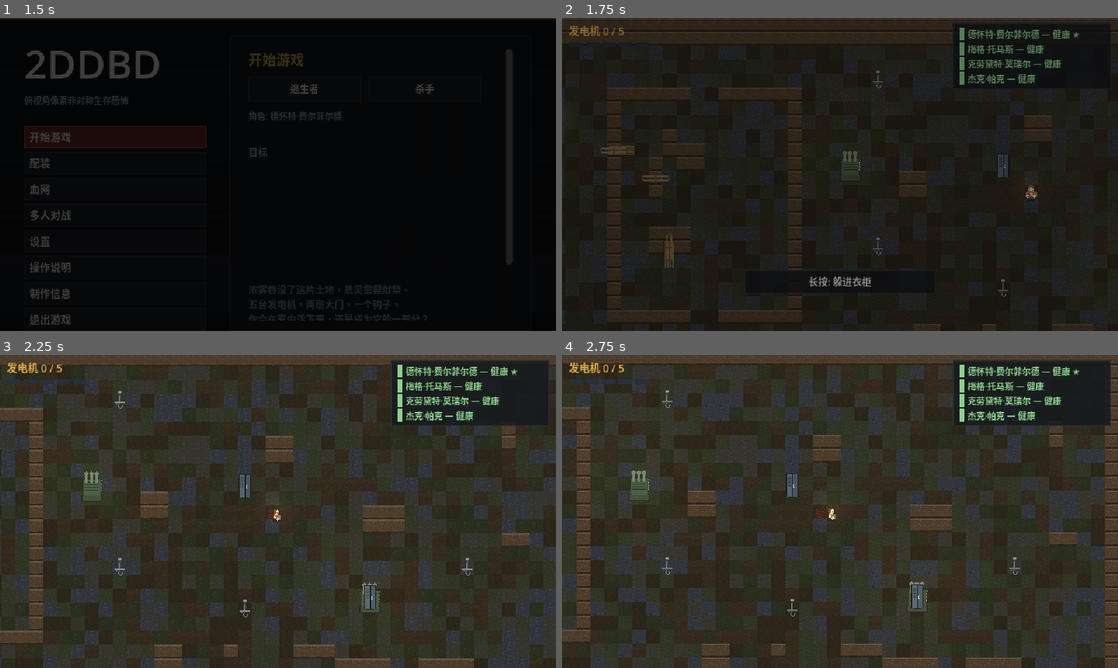
Above: before the commit, frames 1-4 (two rows, left to right).
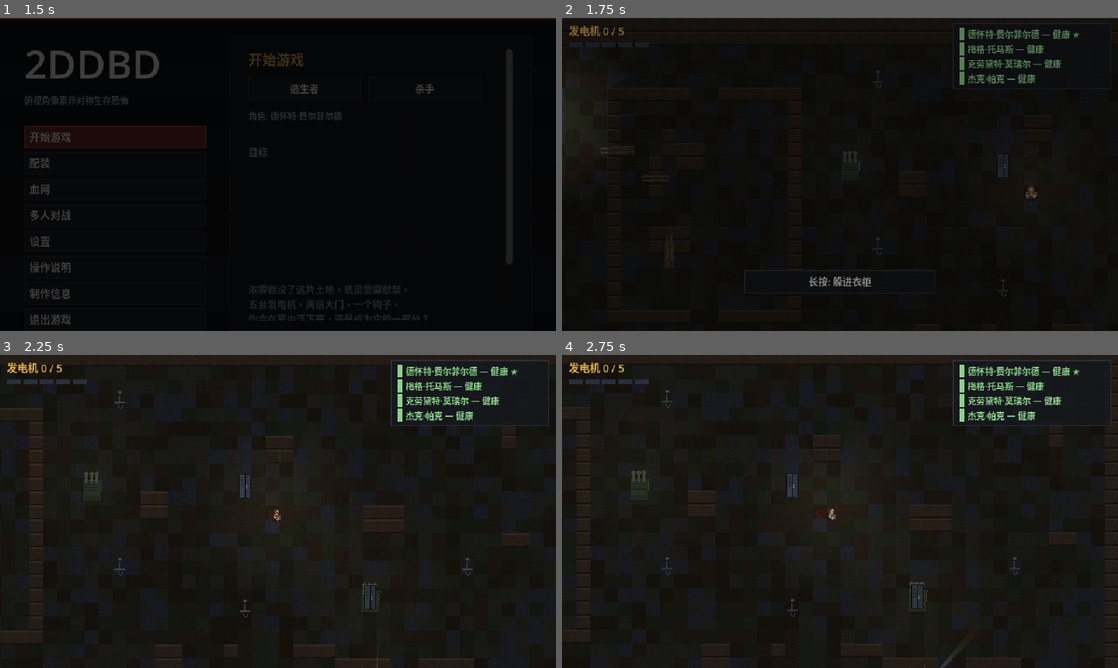
Above: after the commit, the same moments.

Repository: Developerprit/2DDBD
Game: Godot game, scene res://scenes/boot.tscn
Same seed, same stepped clock (60 frames per second), same inputs: the game is played once before the commit and once after it.
Inputs (mouse positions are in pixels of both pictures, inside the frame that each line leads up to):
- Up to frame 1 (1.5 s): click "开始游戏" at 0.5 s; click "开始游戏" at 1.25 s
- Up to frame 2 (1.75 s): no input
- Up to frame 3 (2.25 s): move the mouse to (400, 495) at 2.02 s; hold D (move_right) from 2.03 s (still down); hold C (crouch) from 2.03 s (still down)
- Up to frame 4 (2.75 s): keep holding D (move_right); keep holding C (crouch); tap Space (interact) at 2.3 s

Frame 1 is identical in both runs. In frame 2, 5.1% of the frame differs, in the area x 0-100%, y 0-100%; in frame 3, 66%; in frame 4, 65%.

Commit message:
v1.2.0 - red stain, vision occlusion, and hunting AI
Red stain
- New RedStain node: a vertex-coloured cone of light on the ground in the
  direction the killer faces (11 m / 54 deg). Survivors read it to know which
  way he is committing, even through a wall. It deepens and thickens with
  Bloodlust tier and throbs slowly so it reads as alive rather than a decal.

Vision occlusion
- Ambient darkness via CanvasModulate, wall light occluders baked into the
  TileSet, and per-character PointLight2D with shadows enabled -- the far side
  of a wall now genuinely falls dark
- MatchController._update_occlusion() fades any enemy with a wall between them
  and the local player; a survivor in a locker is simply not visible
- Character state tints moved from  to  so the alpha
  channel stays free for occlusion fades

Bloodlust was effectively dead code
- The timer only advanced on frames with a clean line of sight, so breaking eye
  contact around a corner reset it every time and no tier ever fired (measured
  0 across soak tests). Now uses a chase state: line of sight counts, and a
  target still within 16 m keeps the clock running, with a 4 s grace window
- Added a red screen-edge vignette for the killer so the tier is felt, not just
  displayed. Verified: tiers 1 and 2 now fire in soak tests

AI, matching the priority a human would use
- Survivor: the red stain is a hard danger signal, and the flee direction is
  chosen perpendicular to the beam instead of along it
- Killer: new SCRATCH mode follows the freshest marks within 16 m, and
  extrapolates past them using an older print so it does not stop on the last one
- Priority is now: visible survivor > scratch trail > last known position > patrol
- Verified in soak tests: 81 scratch follows and 20 vaults in 150 s

Diff:
--- a/src/actors/character_base.gd
+++ b/src/actors/character_base.gd
@@ -83,12 +83,19 @@
 	shape.position = Vector2(0, -2)
 	add_child(shape)
 
+	# Every character carries a light. Combined with the CanvasModulate in the
+	# match controller and the wall occluders baked into the TileSet, this is
+	# what produces real vision occlusion: standing behind a wall puts you in
+	# shadow, and shadows are how a survivor knows someone is around the corner.
 	light = PointLight2D.new()
-	light.texture = _radial(64)
+	light.texture = _radial(128)
 	light.color = Color(1, 0.96, 0.88)
-	light.energy = 0.35 if team == Enums.Team.SURVIVOR else 0.18
-	light.texture_scale = 0.9
+	light.energy = 0.92 if team == Enums.Team.SURVIVOR else 0.62
+	light.texture_scale = 1.7
 	light.position = Vector2(0, -6)
+	light.shadow_enabled = true
+	light.shadow_color = Color(0, 0, 0, 0.55)
+	light.shadow_filter = PointLight2D.SHADOW_FILTER_PCF5
 	add_child(light)
 
 	machine = StateMachine.new()
@@ -309,7 +316,11 @@
 			+ Vector2(randf_range(-4, 4), randf_range(-3, 3))
 	m.rotation = facing_rad
 	parent.add_child(m)
+	# Grouped + timestamped so the killer AI can ask "what is the freshest trail
+	# within 16 m?" instead of wandering blindly.
+	m.add_to_group("scratch_mark")
 	m.set_meta("scratch", true)
+	m.set_meta("born", Time.get_ticks_msec())
 	var tw := m.create_tween()
 	tw.tween_property(m, "modulate:a", 0.0, GameConfig.SCRATCH_MARK_LIFETIME)
 	tw.tween_callback(m.queue_free)
@@ -346,3 +357,28 @@
 
 func get_perk_mods() -> Dictionary:
 	return perk_mods
+
+
+## Dims the sprite when a wall sits between this character and the local player.
+## The tint is carried by `self_modulate` and the transparency by `modulate`, so
+## a stun tint and an occlusion fade can coexist without fighting.
+func set_obscured(obscured: bool) -> void:
+	if sprite == null:
+		return
+	var want := GameConfig.OCCLUDED_ALPHA if obscured else 1.0
+	sprite.modulate.a = lerpf(sprite.modulate.a, want, 0.18)
+
+
+## The direction this character is looking, as a unit vector.
+func facing_vector() -> Vector2:
+	return Vector2(cos(facing_rad), sin(facing_rad))
+
+
+## True when `target` sits inside this character's forward cone (no wall check).
+func is_in_cone(target: Node2D, range_px: float, half_angle: float) -> bool:
+	if target == null or not is_instance_valid(target):
+		return false
+	var to := target.global_position - global_position
+	if to.length() > range_px:
+		return false
+	return absf(Utils.angle_delta(facing_rad, to.angle())) <= half_angle
--- a/src/actors/killer/killer.gd
+++ b/src/actors/killer/killer.gd
@@ -24,6 +24,9 @@
 var current_hook_target: Hook = null
 
 # --- power: bear traps -----------------------------------------------------
+## The red cone on the ground. Survivors read it to know where he is looking.
+var red_stain: RedStain = null
+
 var trap_stock := GameConfig.TRAP_START
 var placed_traps: Array = []
 var trap_on_ground: BearTrap = null
@@ -55,7 +58,27 @@
 	if addons.has("trapper_sack"):
 		trap_stock += 2
 	_register_states()
+	_build_red_stain()
 	machine.change("move")
+
+
+func _build_red_stain() -> void:
+	red_stain = RedStain.new()
+	red_stain.name = "RedStain"
+	add_child(red_stain)
+	red_stain.configure(GameConfig.RED_STAIN_RANGE / GameConfig.TILE,
+			GameConfig.RED_STAIN_ANGLE_DEG)
+	red_stain.set_direction(facing_rad, 0)
+
+
+## True when `pos` falls inside the killer's red stain cone. Used by the
+## survivor AI: standing in the stain is how you get hit.
+func is_in_red_stain(pos: Vector2) -> bool:
+	var to := pos - global_position
+	if to.length() > GameConfig.RED_STAIN_RANGE:
+		return false
+	return absf(Utils.angle_delta(facing_rad, to.angle())) \
+			<= deg_to_rad(GameConfig.RED_STAIN_ANGLE_DEG) * 0.5
 
 
 func _rebuild_killer_mods() -> void:
@@ -122,6 +145,8 @@
 		_read_input()
 	_update_power(delta)
 	_update_terror(delta)
+	if red_stain != null:
+		red_stain.set_direction(facing_rad, bloodlust_tier)
 	if attack_cooldown > 0.0:
 		attack_cooldown -= delta
 	if blinding_time > 0.0:
@@ -278,13 +303,7 @@
 # Bloodlust
 # ---------------------------------------------------------------------------
 func _update_bloodlust(delta: float) -> void:
-	var visible := nearest_visible_survivor()
-	if visible != null:
-		if chase_target != visible:
-			chase_target = visible
-			chase_accum = 0.0
-			if bloodlust_tier != 0:
-				_set_bloodlust(0)
+	if _is_in_chase():
 		chase_accum += delta
 		_bloodlust_decay = 0.0
 	else:
@@ -301,6 +320,24 @@
 			tier = i + 1
 	if tier != bloodlust_tier:
 		_set_bloodlust(tier)
+
+
+## "In a chase" is deliberately looser than "has line of sight on someone":
+## breaking eye contact around a corner must not restart the clock, and a
+## survivor who is right next to you keeps it running even out of view.
+func _is_in_chase() -> bool:
+	var visible := nearest_visible_survivor()
+	if visible != null:
+		if chase_target != visible:
+			chase_target = visible
+			chase_accum = 0.0
+			if bloodlust_tier != 0:
+				_set_bloodlust(0)
+		return true
+	if chase_target != null and is_instance_valid(chase_target):
+		var d := global_position.distance_to((chase_target as Node2D).global_position)
+		return d < GameConfig.BLOODLUST_KEEP_RANGE
+	return false
 
 
 func _set_bloodlust(t: int) -> void:
@@ -716,7 +753,7 @@
 	func enter(_msg: Dictionary = {}) -> void:
 		var k := actor as Killer
 		if k.sprite != null:
-			k.sprite.modulate = Color.WHITE
+			k.sprite.self_modulate = Color.WHITE
 
 	func physics(delta: float) -> void:
 		var k := actor as Killer
@@ -976,12 +1013,12 @@
 		k.velocity = Vector2.ZERO
 		k.play_anim("stun", true)
 		if k.sprite != null:
-			k.sprite.modulate = Color(1.4, 1.0, 1.0)
+			k.sprite.self_modulate = Color(1.4, 1.0, 1.0)
 
 	func exit() -> void:
 		var k := actor as Killer
 		if k.sprite != null:
-			k.sprite.modulate = Color.WHITE
+			k.sprite.self_modulate = Color.WHITE
 
 	func physics(delta: float) -> void:
 		var k := actor as Killer
--- /dev/null
+++ b/src/actors/killer/red_stain.gd
@@ -0,0 +1,84 @@
+class_name RedStain
+extends Node2D
+## The killer's red stain: a red cone of light cast on the ground in the
+## direction he is facing.
+##
+## This is one of Dead by Daylight's most important readability tools. Survivors
+## cannot see the killer's body through a wall, but they *can* watch the stain
+## sweep across the ground -- which is how you know he is about to come around
+## the corner and which way he is committing. It also gives the killer away when
+## he is looking straight at you from a distance.
+##
+## Drawn as a vertex-coloured triangle fan so the cone fades with distance
+## instead of ending in a hard bright edge.
+
+const SEGMENTS := 18
+
+var range_px := 160.0
+var half_angle := 0.42          ## ~24 degrees either side of forward
+var intensity := 1.0            ## scaled up by Bloodlust tiers
+var _tier := 0
+var _pulse := 0.0
+
+
+func _ready() -> void:
+	# Below the characters (0) but above the terrain (-50): the stain is on the
+	# floor, not on top of the killer.
+	z_index = -10
+	set_process(true)
+
+
+func configure(range_tiles: float, angle_deg: float) -> void:
+	range_px = range_tiles * GameConfig.TILE
+	half_angle = deg_to_rad(angle_deg) * 0.5
+	queue_redraw()
+
+
+## Called by the killer every frame. `tier` is the Bloodlust level (0..3).
+func set_direction(rad: float, tier: int) -> void:
+	rotation = rad
+	if tier != _tier:
+		_tier = tier
+		queue_redraw()
+
+
+func _process(delta: float) -> void:
+	# A slow throb so the stain reads as alive rather than as a static decal.
+	_pulse += delta
+	queue_redraw()
+
+
+func _draw() -> void:
+	var heat := float(_tier)
+	var base := Color(0.88, 0.11, 0.08)
+	if _tier > 0:
+		# Bloodlust darkens and thickens the stain.
+		base = base.lerp(Color(0.55, 0.04, 0.03), minf(1.0, heat / 3.0))
+	var outer_a := (0.26 + 0.07 * heat) * intensity
+	var inner_a := (0.40 + 0.12 * heat) * intensity
+	var throb := 1.0 + 0.06 * sin(_pulse * 3.4)
+
+	var pts := PackedVector2Array()
+	var cols := PackedColorArray()
+
+	var c_in := base
+	c_in.a = inner_a
+	pts.append(Vector2.ZERO)
+	cols.append(c_in)
+
+	for i in SEGMENTS + 1:
+		var a := lerpf(-half_angle, half_angle, float(i) / float(SEGMENTS))
+		pts.append(Vector2(cos(a), sin(a)) * range_px * throb)
+		# Fade out along the length, and slightly at the cone's edges.
+		var edge := 1.0 - absf(float(i) / float(SEGMENTS) - 0.5) * 0.9
+		var c_out := base
+		c_out.a = outer_a * edge * 0.35
+		cols.append(c_out)
+
+	draw_polygon(pts, cols)
+
+	# A brighter spine down the middle: this is the part survivors read as
+	# "he is looking exactly this way".
+	var c_spine := base
+	c_spine.a = inner_a * 0.55
+	draw_line(Vector2(6, 0), Vector2(range_px * 0.82 * throb, 0), c_spine, 2.0, true)
--- a/src/actors/survivor/survivor.gd
+++ b/src/actors/survivor/survivor.gd
@@ -827,13 +827,10 @@
 	func enter(_msg: Dictionary = {}) -> void:
 		var s := actor as Survivor
 		if s.sprite != null:
-			s.sprite.modulate = Color.WHITE
+			s.sprite.self_modulate = Color.WHITE
 
 	func physics(delta: float) -> void:
 		var s := actor as Survivor
-		if s.is_ai:
-			s.apply_movement(delta)
-			return
 		s.apply_movement(delta)
 
 	func update(delta: float) -> void:
--- a/src/ai/killer_brain.gd
+++ b/src/ai/killer_brain.gd
@@ -10,7 +10,12 @@
 ## Uses the match AStarGrid2D for movement so the killer never grinds into a
 ## wall the way naive steering would.
 
-enum Mode { PATROL, CHASE, SEARCH, CARRY }
+## Priority order, highest first:
+##   CHASE   a survivor is in actual line of sight -- nothing beats this
+##   SCRATCH fresh scratch marks within 16 m: someone went this way *just now*
+##   SEARCH  sweep the last known position after losing the trail
+##   PATROL  walk the objectives when the map has gone quiet
+enum Mode { PATROL, CHASE, SEARCH, CARRY, SCRATCH }
 
 var k: Killer
 var mode: int = Mode.PATROL
@@ -32,6 +37,10 @@
 var _patrol_hold := 0.0
 var _unstick_count := 0
 
+## Debug counter: how often the killer switched to following scratch marks.
+static var scratch_follows := 0
+static var last_mode := 0
+
 const REPATH_INTERVAL := 0.7
 const ATTACK_RANGE := 2.0 * 16.0
 
@@ -64,20 +73,40 @@
 		_mode_carry(delta)
 		return
 
+	# Priority 1: a survivor we can see always wins.
 	var seen := k.nearest_visible_survivor()
+	# Priority 2: the freshest trail within 16 m.
+	var trail := _scratch_lead(GameConfig.SCRATCH_FOLLOW_RADIUS)
+
 	if seen != null:
 		target = seen
 		last_seen = seen.global_position
 		mode = Mode.CHASE
 		search_timer = 6.0
 	elif mode == Mode.CHASE:
-		mode = Mode.SEARCH if search_timer > 0.0 else Mode.PATROL
+		# Just lost sight of him -- the trail is the best lead we have.
+		if search_timer <= 0.0:
+			mode = Mode.PATROL
+		else:
+			mode = Mode.SCRATCH if trail != Vector2.ZERO else Mode.SEARCH
+	elif mode == Mode.SCRATCH:
+		if trail == Vector2.ZERO:
+			mode = Mode.SEARCH if search_timer > 0.0 else Mode.PATROL
 	elif mode == Mode.SEARCH and search_timer <= 0.0:
-		mode = Mode.PATROL
+		mode = Mode.PATROL if trail == Vector2.ZERO else Mode.SCRATCH
+	elif mode == Mode.PATROL and trail != Vector2.ZERO:
+		mode = Mode.SCRATCH
+
+	if mode != last_mode:
+		if mode == Mode.SCRATCH:
+			scratch_follows += 1
+		last_mode = mode
 
 	match mode:
 		Mode.CHASE:
 			_mode_chase(delta)
+		Mode.SCRATCH:
+			_mode_scratch(delta)
 		Mode.SEARCH:
 			_mode_search(delta)
 		_:
@@ -112,6 +141,52 @@
 			and randf() < 0.002:
 		if k.machine.has_state("place_trap"):
 			k.machine.force("place_trap", {"mode": "place"})
+
+
+## Walks the freshest scratch trail. Scratch marks only live for ten seconds,
+## so anything inside 16 m is genuinely recent -- this is what turns "he ran off
+## somewhere" into an actual pursuit.
+func _mode_scratch(delta: float) -> void:
+	var lead := _scratch_lead(GameConfig.SCRATCH_FOLLOW_RADIUS)
+	if lead == Vector2.ZERO:
+		mode = Mode.SEARCH
+		return
+	# Only re-anchor when the lead actually moves, otherwise the target thrashes
+	# between neighbouring prints and pathing never settles.
+	if goal.distance_to(lead) > GameConfig.TILE:
+		goal = lead
+		path.clear()
+		repath_timer = 0.0
+	_follow(delta)
+
+
+## Returns a point *past* the freshest scratch marks inside `radius`, so the
+## killer keeps moving along the trail instead of stopping on the last print.
+## Vector2.ZERO means nothing fresh is in range.
+func _scratch_lead(radius: float) -> Vector2:
+	var marks: Array = []
+	var now := Time.get_ticks_msec()
+	for n in k.get_tree().get_nodes_in_group("scratch_mark"):
+		var n2 := n as Node2D
+		if n2 == null or not is_instance_valid(n2):
+			continue
+		if k.global_position.distance_to(n2.global_position) > radius:
+			continue
+		marks.append({"pos": n2.global_position, "age": now - int(n2.get_meta("born", 0))})
+	if marks.is_empty():
+		return Vector2.ZERO
+
+	marks.sort_custom(func(a, b) -> bool: return int(a["age"]) < int(b["age"]))
+	var newest: Vector2 = marks[0]["pos"]
+	if marks.size() == 1:
+		return newest
+
+	# Use an older print to recover the direction of travel, then extrapolate.
+	var older: Vector2 = marks[mini(3, marks.size() - 1)]["pos"]
+	var dir := newest - older
+	if dir.length() < 1.0:
+		return newest
+	return newest + dir.normalized() * GameConfig.TILE * 6.0
 
 
 func _mode_carry(_delta: float) -> void:
--- a/src/ai/survivor_brain.gd
+++ b/src/ai/survivor_brain.gd
@@ -79,6 +79,15 @@
 	if killer != null and killer.has_method("is_looking_at") and killer.is_looking_at(s):
 		danger = true
 	if killer_dist < GameConfig.TILE * 6.0:
+		danger = true
+
+	# The red stain means "he is looking exactly here". Standing in it is how you
+	# get hit, so it is a danger signal even when he is far away -- and unlike
+	# plain proximity it tells us which way to break out.
+	_stain_evade = false
+	if killer != null and killer.has_method("is_in_red_stain") \
+			and killer.is_in_red_stain(s.global_position):
+		_stain_evade = true
 		danger = true
 
 	if danger:
@@ -197,6 +206,19 @@
 	if killer == null:
 		goal = _random_point_near(s.global_position, GameConfig.TILE * 10.0)
 		return
+
+	# Standing in the red stain: running along the beam keeps us in front of him
+	# the whole time. Break perpendicular to it so we leave the cone sideways --
+	# that is the move a real survivor makes.
+	if _stain_evade:
+		var kc := killer as CharacterBase
+		if kc != null:
+			var perp := Vector2(cos(kc.facing_rad + PI * 0.5),
+					sin(kc.facing_rad + PI * 0.5))
+			if perp.dot(s.global_position - kc.global_position) < 0.0:
+				perp = -perp
+			goal = s.global_position + perp * GameConfig.TILE * 12.0
+			return
 	var away: Vector2 = s.global_position - (killer as Node2D).global_position
 	if away.length() < 1.0:
 		away = Vector2.RIGHT
@@ -244,6 +266,9 @@
 
 
 var _revive_progress := 0.0
+## Set while we are standing in the killer's red stain, so the flee direction
+## can be chosen to break out of the cone rather than run along it.
+var _stain_evade := false
 
 ## Debug counters. Vaulting is invisible in a headless soak test unless it is
 ## counted, and "cannot vault" was the reported bug.
--- a/src/autoload/game_config.gd
+++ b/src/autoload/game_config.gd
@@ -94,7 +94,26 @@
 # Bloodlust
 # ---------------------------------------------------------------------------
 const BLOODLUST_TIERS := [15.0, 25.0, 35.0]
+
+## --- Red stain: the cone of light the killer casts where he is looking ------
+## Survivors read this to know which way he is committing, even through a wall.
+const RED_STAIN_RANGE := 176.0          ## 11 m
+const RED_STAIN_ANGLE_DEG := 54.0
+
+## --- Scratch-mark following (killer AI) ------------------------------------
+const SCRATCH_FOLLOW_RADIUS := 256.0    ## 16 m, per design
+
+## --- Visibility occlusion ---------------------------------------------------
+## Ambient light level applied by a CanvasModulate. Walls carry light occluders,
+## so anything behind one falls into shadow -- the visual half of line of sight.
+const AMBIENT_DARKNESS := 0.46          ## 1.0 = untouched, 0.0 = pitch black
+## How transparent an enemy becomes when a wall is between you and them.
+const OCCLUDED_ALPHA := 0.30
 const BLOODLUST_RESET := 4.0           ## seconds without a chase to lose a tier
+## A chase does not end the instant line of sight breaks. As long as the target
+## is still this close the Bloodlust clock keeps running -- without a grace
+## window the timer resets constantly and the tiers never fire.
+const BLOODLUST_KEEP_RANGE := 256.0     ## 16 m           ## seconds without a chase to lose a tier
 
 # ---------------------------------------------------------------------------
 # Bear trap (Trapper power)
--- a/src/systems/match_controller.gd
+++ b/src/systems/match_controller.gd
@@ -129,10 +129,23 @@
 	world_root.name = "World"
 	add_child(world_root)
 
+	_build_ambient()
 	_build_ground()
 	_build_tiles()
 	_build_astar()
 	_instantiate_objects()
+
+
+func _build_ambient() -> void:
+	# Ambient darkness is half of the vision-occlusion system. Walls carry light
+	# occluders (baked into the TileSet) and every character carries a
+	# PointLight2D with shadows on, so anything behind a wall genuinely falls
+	# dark instead of being drawn on top of it.
+	var cm := CanvasModulate.new()
+	cm.name = "AmbientDarkness"
+	cm.color = Color(GameConfig.AMBIENT_DARKNESS, GameConfig.AMBIENT_DARKNESS,
+			GameConfig.AMBIENT_DARKNESS + 0.04)
+	add_child(cm)
 
 
 func _build_ground() -> void:
@@ -607,6 +620,7 @@
 	_update_phase()
 	_update_camera(delta)
 	_update_local_vision()
+	_update_occlusion()
 
 
 func _update_phase() -> void:
@@ -645,6 +659,31 @@
 		camera.global_position = camera.global_position.lerp(_cam_pos, clampf(delta * 10.0, 0.0, 1.0))
 
 
+## Fades any enemy that has a wall between them and the local player. This is
+## the gameplay-facing half of line of sight: the AI already refuses to see
+## through walls, and now the player cannot either.
+func _update_occlusion() -> void:
+	if local_actor == null or not (local_actor is CharacterBase):
+		return
+	var viewer := local_actor as CharacterBase
+	var viewer_pos := viewer.global_position
+	for n in get_tree().get_nodes_in_group("character"):
+		var cb := n as CharacterBase
+		if cb == null or not is_instance_valid(cb) or cb == viewer:
+			continue
+		# Teammates always read clearly -- you are meant to keep track of them.
+		if cb.team == viewer.team:
+			cb.set_obscured(false)
+			continue
+		if cb.health == Enums.Health.ESCAPED or cb.health == Enums.Health.DEAD:
+			continue
+		var blocked := viewer.blocked_by_wall(viewer_pos, cb.global_position)
+		# A survivor hiding in a locker is simply not visible.
+		if cb is Survivor and (cb as Survivor).is_hidden():
+			blocked = true
+		cb.set_obscured(blocked)
+
+
 func _update_local_vision() -> void:
 	if local_actor == null or not (local_actor is CharacterBase):
 		return
@@ -685,7 +724,10 @@
 		# whether vaulting / repair / carry are actually firing.
 		parts.append("%s=%s/%s/h%d" % [sv.char_id, Enums.health_to_string(sv.health),
 				sv.machine.current_name, sv.hook_count])
-	parts.append("vaults=%d/probe=%d/try=%d" % [_vault_counter, SurvivorBrain.probe_hits, SurvivorBrain.vault_attempts])
+	parts.append("vaults=%d/scratch=%d/stain=%s/bloodlust=%d" % [_vault_counter,
+			KillerBrain.scratch_follows,
+			"yes" if (killer != null and killer.red_stain != null) else "NO",
+			killer.bloodlust_tier if killer != null else -1])
 	var kpos := Vector2.ZERO
 	var kstate := "-"
 	if killer != null and is_instance_valid(killer):
--- a/src/ui/hud.gd
+++ b/src/ui/hud.gd
@@ -33,6 +33,8 @@
 # --- pause overlay ---------------------------------------------------------
 var pause_root: Control
 var paused := false
+var bl_vignette: Control
+var _vignette_tier := 0
 
 
 func _ready() -> void:
@@ -68,6 +70,7 @@
 	_build_toasts()
 	_build_map_overlay()
 	_build_pause_overlay()
+	_build_bloodlust_vignette()
 
 	fps_label = UITheme.dim("", 9)
 	fps_label.set_anchors_preset(Control.PRESET_TOP_RIGHT)
@@ -449,6 +452,32 @@
 		dial.queue_redraw()
 
 
+## A red bleed around the screen edges while Bloodlust is active. The tier bar
+## in the corner is easy to miss mid-chase; the vignette is not.
+func _build_bloodlust_vignette() -> void:
+	bl_vignette = Control.new()
+	bl_vignette.name = "BloodlustVignette"
+	bl_vignette.set_anchors_preset(Control.PRESET_FULL_RECT)
+	bl_vignette.mouse_filter = Control.MOUSE_FILTER_IGNORE
+	bl_vignette.visible = false
+	bl_vignette.draw.connect(_draw_vignette)
+	root.add_child(bl_vignette)
+
+
+func _draw_vignette() -> void:
+	var s := bl_vignette.size
+	var steps := 10
+	for i in steps:
+		var t := float(i) / float(steps)
+		var a := (0.075 + 0.02 * float(_vignette_tier)) * pow(1.0 - t, 1.7)
+		var col := Color(0.60, 0.05, 0.04, a)
+		var w := 130.0 * (1.0 - t)
+		bl_vignette.draw_rect(Rect2(0, 0, s.x, w * 0.42), col)
+		bl_vignette.draw_rect(Rect2(0, s.y - w * 0.42, s.x, w * 0.42), col)
+		bl_vignette.draw_rect(Rect2(0, 0, w * 0.55, s.y), col)
+		bl_vignette.draw_rect(Rect2(s.x - w * 0.55, 0, w * 0.55, s.y), col)
+
+
 func _sync_killer_panel() -> void:
 	if mc == null:
 		return
@@ -461,6 +490,12 @@
 		return
 	power_label.text = "%s: %d" % [Locale.t("power.bear_trap"), k.trap_stock]
 	bloodlust_bar.value = k.bloodlust_tier
+	if bl_vignette != null:
+		var show := k.bloodlust_tier > 0
+		bl_vignette.visible = show
+		if show:
+			_vignette_tier = k.bloodlust_tier
+			bl_vignette.queue_redraw()
 	if k.held_item == "" and k.is_carrying:
 		item_label.text = Locale.t("act.hook")
 	elif k.attack_cooldown > 0.0:
Not shown, added: src/actors/killer/red_stain.gd.uid
Not shown, changed: .workbuddy/memory/2026-09-25.md
Not shown, changed: Planning/Planning.md
Not shown, changed: README-zh.md
Not shown, changed: README.md
Not shown, changed: index.html
